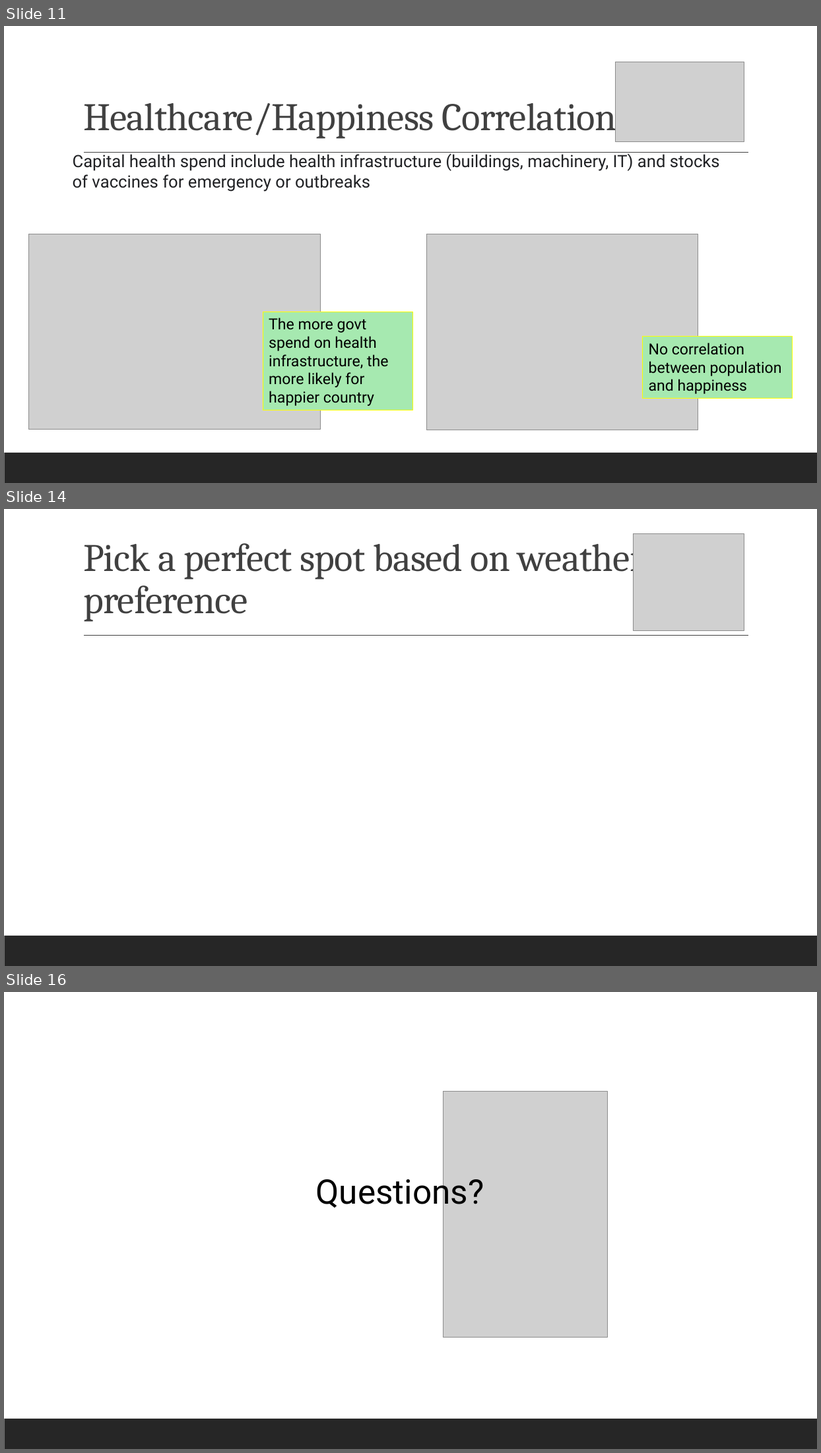
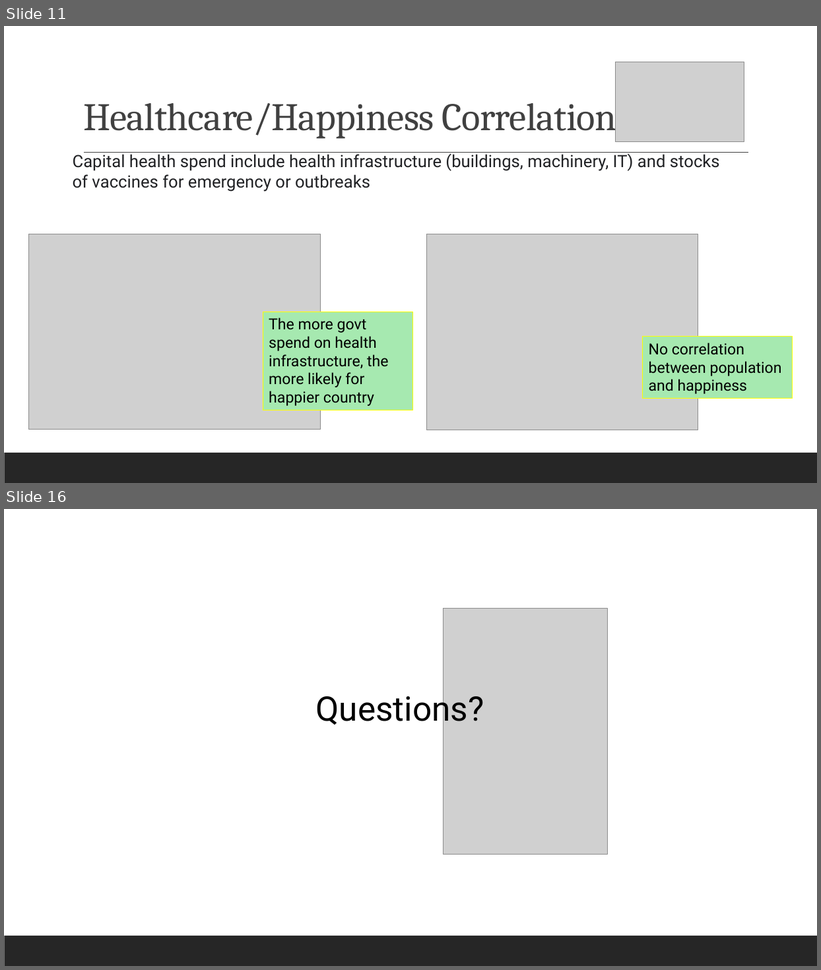
Before and after one commit to reginesgit/Factors-Contributing-to-a-Countrys-Happiness, a slide deck: Anaconda_Results_Presentation.pptx. Shown one above the other, each under a label of ours: slides 11, 14 and 16 before the commit, slides 11 and 16 after it; the slides between them are not shown. The pictures are 821x1453 and 821x970 pixels, drawn with LibreOffice and Linux fonts; fonts in the diff are those of the drawing; grey boxes stand for pictures. Boxes give left, top, right and bottom in pixels: in the first picture for what was removed or moved away, otherwise in the second. Text is boxed around its words. In the diff, an @@ line names an element or a change of style, - is before the commit and + after.

```diff
--- a/Anaconda_Results_Presentation.pptx
+++ b/Anaconda_Results_Presentation.pptx
@@ slide 14 removed at box(4, 509, 817, 966), background #FFFFFF; not listed: 2 template elements that a slide beside it also shows @@
@@ title removed at box(83, 535, 646, 622) @@
-Pick a perfect spot based on weather preference
@@ picture removed at box(634, 534, 744, 631) @@
```
Also in this commit, not shown: 8 slides changed, 1 slide added, 2 other files.
